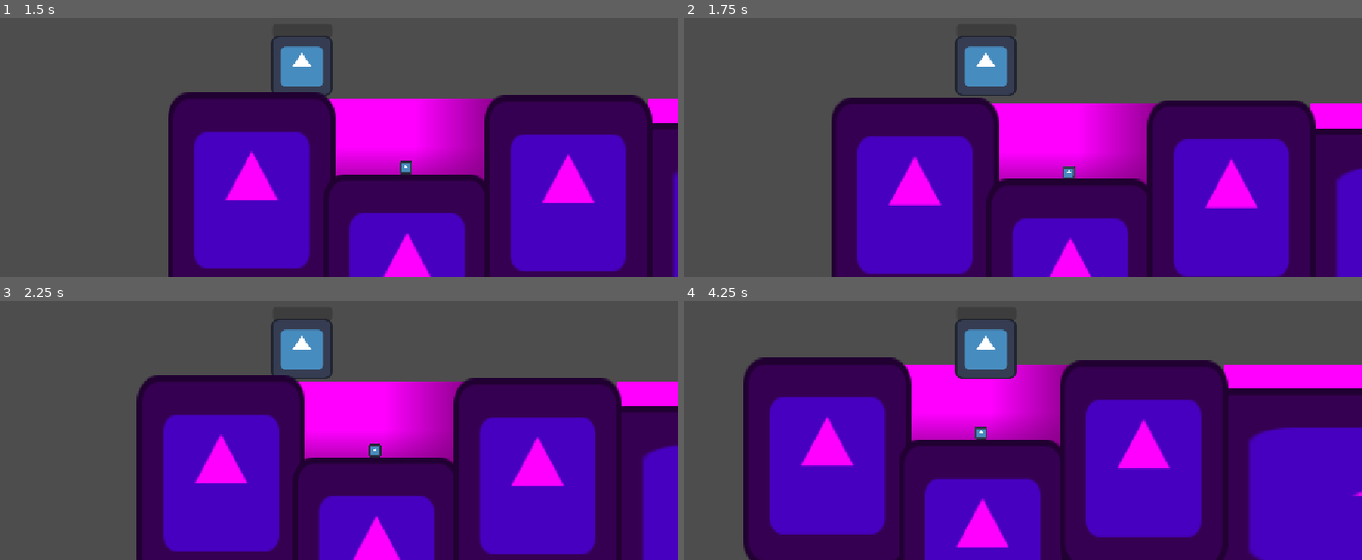
Above: before the commit, frames 1-4 (two rows, left to right).
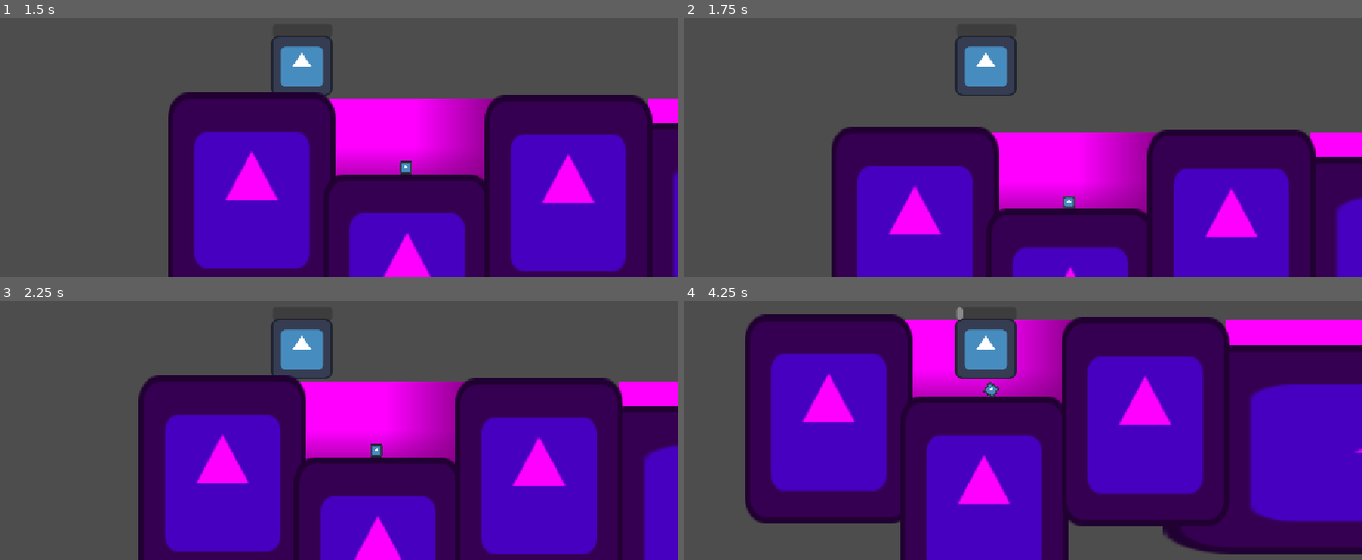
Above: after the commit, the same moments.

Repository: binarie0/swimming-extension
Game: Godot game, scene res://scenes/test_mechanic.tscn
Two runs of this game, one before a commit and one after it. Both use one fixed random seed, a clock stepped at 60 frames per second and the inputs below. The engine's default icon, where the game draws it, is replaced by a stand-in: a white triangle on a blue panel in a dark square.
Inputs:
- Up to frame 1 (1.5 s): hold D (right) from 0.53 s (still down); tap Ctrl (crouch, bound only after the commit) at 0.6 s; tap Space (jump) at 0.77 s; tap Shift (sprint) at 1.35 s
- Up to frame 2 (1.75 s): keep holding D (right); tap Space (jump) at 1.52 s; tap Ctrl (crouch, bound only after the commit) at 1.55 s
- Up to frame 3 (2.25 s): release D (right) at 2.03 s; hold A (left) from 2.03 s (still down); tap Ctrl (crouch, bound only after the commit) at 2.1 s
- Up to frame 4 (4.25 s): release A (left) at 2.78 s; hold D (right) from 2.78 s (still down); tap Ctrl (crouch, bound only after the commit) at 2.85, 3.8 s; tap Space (jump) at 3.02, 3.77 s; tap Shift (sprint) at 3.6 s

Frame 1 is identical in both runs. In frame 2, 25% of the frame differs, in the area x 21-100%, y 30-100%; in frame 3, 2.6%; in frame 4, 51%, in the area x 8-100%, y 2-100%.

Commit message:
add crouch water slam

Diff:
--- a/project.godot
+++ b/project.godot
@@ -60,6 +60,11 @@
 "events": [Object(InputEventKey,"resource_local_to_scene":false,"resource_name":"","device":-1,"window_id":0,"alt_press …(195 unchanged characters)…
 ]
 }
+crouch={
+"deadzone": 0.2,
+"events": [Object(InputEventKey,"resource_local_to_scene":false,"resource_name":"","device":-1,"window_id":0,"alt_pressed":false,"shift_pressed":false,"ctrl_pressed":false,"meta_pressed":false,"pressed":false,"keycode":0,"physical_keycode":4194326,"key_label":0,"unicode":0,"location":0,"echo":false,"script":null)
+]
+}
 
 [layer_names]
 
--- a/scenes/player_controller.tscn
+++ b/scenes/player_controller.tscn
@@ -13,6 +13,7 @@
 [node name="PlatformerController" type="CharacterBody2D" unique_id=1354725015 node_paths=PackedStringArray("submersion_progressbar")]
 script = ExtResource("1_6agyq")
 submersion_progressbar = NodePath("ProgressBar")
+default_water_gravity = Vector2(0, 1)
 PLAYER_SPRITE_PATH = NodePath("Sprite2D")
 ANIMATION_PLAYER_PATH = NodePath("AnimationPlayer")
 ENABLE_SPRINT = true
--- a/scenes/test_mechanic.tscn
+++ b/scenes/test_mechanic.tscn
@@ -7,13 +7,13 @@
 [sub_resource type="RectangleShape2D" id="RectangleShape2D_kbql3"]
 size = Vector2(333, 316.74994)
 
+[sub_resource type="RectangleShape2D" id="RectangleShape2D_p7v4i"]
+size = Vector2(333, 769.75)
+
 [sub_resource type="RectangleShape2D" id="RectangleShape2D_m4ysi"]
 size = Vector2(390, 206)
 
 [sub_resource type="PlaceholderTexture2D" id="PlaceholderTexture2D_lddcg"]
-
-[sub_resource type="RectangleShape2D" id="RectangleShape2D_p7v4i"]
-size = Vector2(1042, 206)
 
 [sub_resource type="PhysicsMaterial" id="PhysicsMaterial_p7v4i"]
 rough = true
@@ -34,6 +34,7 @@
 FRICTION = 30.0
 AIR_RESISTENCE = 5.0
 GRAVITY = 14.0
+JUMP_FORCE = 500.0
 JUMP_CANCEL_FORCE = 20.0
 WALL_SLIDE_SPEED = 15.0
 
@@ -58,6 +59,28 @@
 modulate = Color(1, 0, 1, 1)
 position = Vector2(-7.5, 49.875)
 scale = Vector2(2.75, 3.4296875)
+texture = ExtResource("2_qfdju")
+
+[node name="CollisionShape2D5" type="CollisionShape2D" parent="StaticBody2D" unique_id=1683228650]
+position = Vector2(2522.5, 937.625)
+scale = Vector2(3.32, 1)
+shape = SubResource("RectangleShape2D_kbql3")
+
+[node name="Sprite2D2" type="Sprite2D" parent="StaticBody2D/CollisionShape2D5" unique_id=236709621]
+modulate = Color(1, 0, 1, 1)
+position = Vector2(-7.5, 49.875)
+scale = Vector2(2.75, 3.4296875)
+texture = ExtResource("2_qfdju")
+
+[node name="CollisionShape2D6" type="CollisionShape2D" parent="StaticBody2D" unique_id=368967113]
+position = Vector2(3618.5, 796.125)
+scale = Vector2(3.32, 1)
+shape = SubResource("RectangleShape2D_p7v4i")
+
+[node name="Sprite2D2" type="Sprite2D" parent="StaticBody2D/CollisionShape2D6" unique_id=517315122]
+modulate = Color(1, 0, 1, 1)
+position = Vector2(-7.5, 11.3750305)
+scale = Vector2(2.75, 6.273438)
 texture = ExtResource("2_qfdju")
 
 [node name="CollisionShape2D2" type="CollisionShape2D" parent="StaticBody2D" unique_id=1511173087]
@@ -110,19 +133,18 @@
 angular_damp_space_override = 3
 angular_damp = 63.686
 script = ExtResource("3_p7v4i")
-current_force = Vector2(-25, -10)
+current_force = Vector2(-5, -2)
 friction = 0.7
 metadata/_custom_type_script = "uid://3hmdu4qroi1l"
 
-[node name="CollisionShape2D" type="CollisionShape2D" parent="WaterBody2D2" unique_id=1094134819]
-position = Vector2(-174, 123)
-shape = SubResource("RectangleShape2D_p7v4i")
-
 [node name="Sprite2D" type="Sprite2D" parent="WaterBody2D2" unique_id=113161246]
 z_index = -4
-position = Vector2(-169.00003, 122.500015)
-scale = Vector2(1033.9999, 205.00003)
+position = Vector2(413.0001, 254.50003)
+scale = Vector2(2198.0002, 469.00006)
 texture = SubResource("PlaceholderTexture2D_lddcg")
+
+[node name="CollisionPolygon2D" type="CollisionPolygon2D" parent="WaterBody2D2" unique_id=1011127217]
+polygon = PackedVector2Array(-669, 20, 1498, 22, 1504, 408, 355, 399, 352, 89, -680, 80)
 
 [node name="RigidBody2D" type="RigidBody2D" parent="." unique_id=467693078]
 position = Vector2(389.77362, 36.977905)
--- a/scripts/platformer_controller.gd
+++ b/scripts/platformer_controller.gd
@@ -42,6 +42,7 @@
 @export var ACTION_RIGHT: StringName = "right" ## The input mapping for right
 @export var ACTION_JUMP: StringName = "jump" ## The input mapping for jump
 @export var ACTION_SPRINT: StringName = "sprint" ## The input mapping for sprint
+@export var ACTION_CROUCH: StringName = "crouch" ## input mapping for crouch
 
 @export_group("Movement Values")
 # The following float values are in px/sec when used in movement calculations with 'delta'
@@ -157,6 +158,7 @@
 		jump_pressed = Input.is_action_just_pressed(ACTION_JUMP),
 		jump_released = Input.is_action_just_released(ACTION_JUMP),
 		sprint_strength = Input.get_action_strength(ACTION_SPRINT) if ENABLE_SPRINT else 0.0,
+		crouching = Input.is_action_pressed(ACTION_CROUCH)
 	}
 
 
--- a/scripts/swimming_platformer_controller.gd
+++ b/scripts/swimming_platformer_controller.gd
@@ -86,4 +86,5 @@
 	if (state == SWIM):
 		swim_force = (inputs.input_direction * swim_speed + default_water_gravity * (1.0 if submerged else 0.5))
 		swim_force += Vector2.ZERO if current_water_area == null else current_water_area.current_force;
+		swim_force += Vector2.ZERO if not inputs.crouching else default_water_gravity * 4.0;
 		velocity += swim_force;
Not shown, added: export_presets.cfg
Not shown, changed: .gitignore
